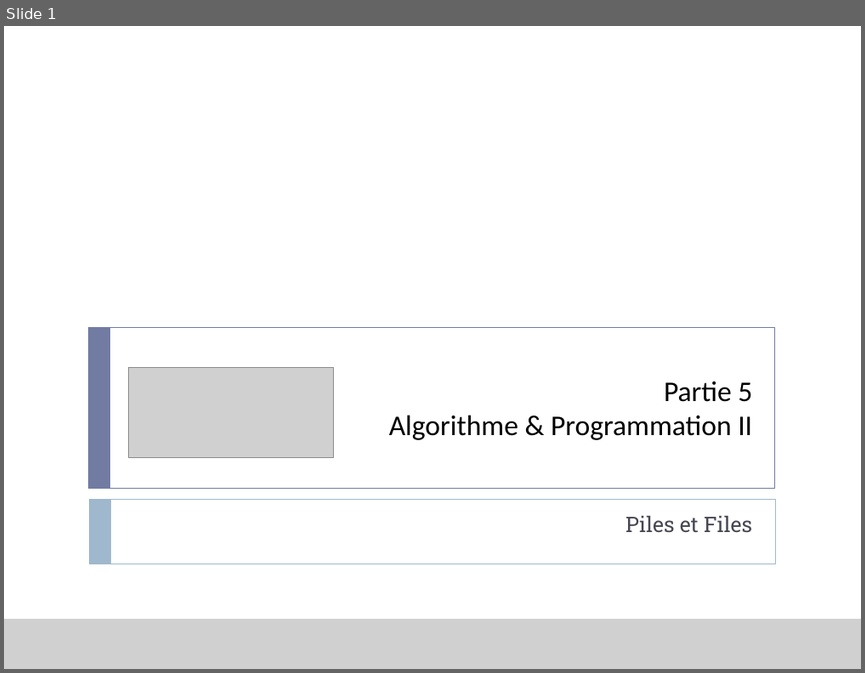
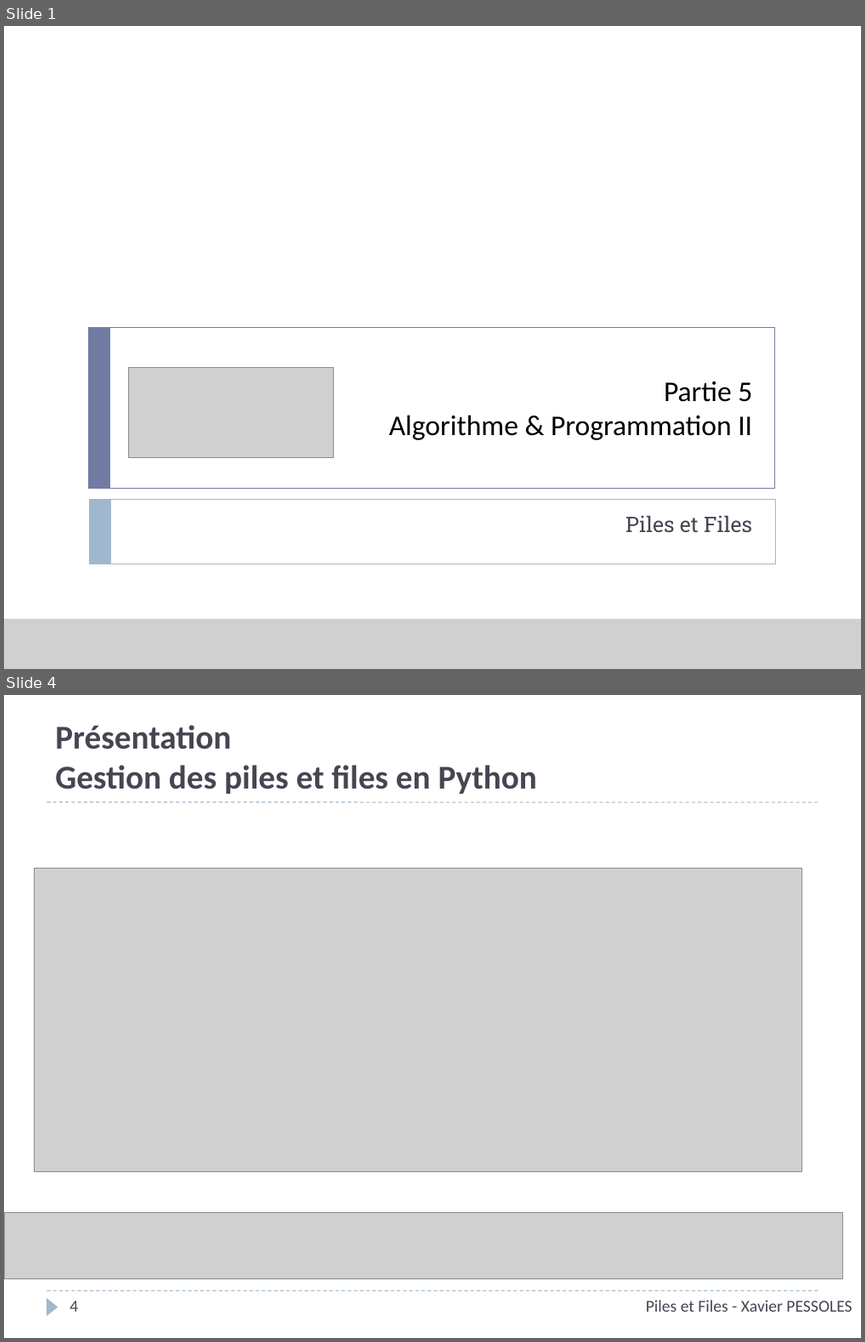
Before and after one commit to xpessoles/Informatique, a slide deck: P_05_AlgorithmiqueProgrammation/02_Piles/P_05_02_Piles_Cours_PPT.pptx. Shown one above the other, each under a label of ours: slide 1 before the commit, slides 1 and 4 after it; the slides between them are not shown. The pictures are 865x673 and 865x1342 pixels, drawn with LibreOffice and Linux fonts; fonts in the diff are those of the drawing; grey boxes stand for pictures; background and template pictures are left out. Boxes give left, top, right and bottom in pixels: in the first picture for what was removed or moved away, otherwise in the second. Text is boxed around its words. In the diff, an @@ line names an element or a change of style, - is before the commit and + after.

```diff
--- a/P_05_AlgorithmiqueProgrammation/02_Piles/P_05_02_Piles_Cours_PPT.pptx
+++ b/P_05_AlgorithmiqueProgrammation/02_Piles/P_05_02_Piles_Cours_PPT.pptx
@@ slide 4 added at bbox=[4, 695, 861, 1338], background #FFFFFF @@
@@ title added at bbox=[55, 725, 537, 794], 28 pt, text #464653, bold @@
+Présentation
+Gestion des piles et files en Python
@@ line added from (46, 802) to (818, 802), #9FB8CD 0.75 pt dashed @@
@@ picture added at bbox=[34, 868, 801, 1171] @@
@@ picture added at bbox=[4, 1212, 843, 1278] @@
@@ line added from (46, 1291) to (818, 1291), #9FB8CD 0.75 pt dashed @@
@@ triangle added at bbox=[46, 1298, 58, 1315], fill #9FB8CD @@
@@ page number added at bbox=[69, 1300, 78, 1311], 14 pt, text #464653 @@
+4
@@ text added at bbox=[646, 1299, 851, 1311], 14 pt, text #464653 @@
+Piles et Files - Xavier PESSOLES
```
Also in this commit, not shown: 6 slides changed, 11 other slides added, 2 slides removed.
